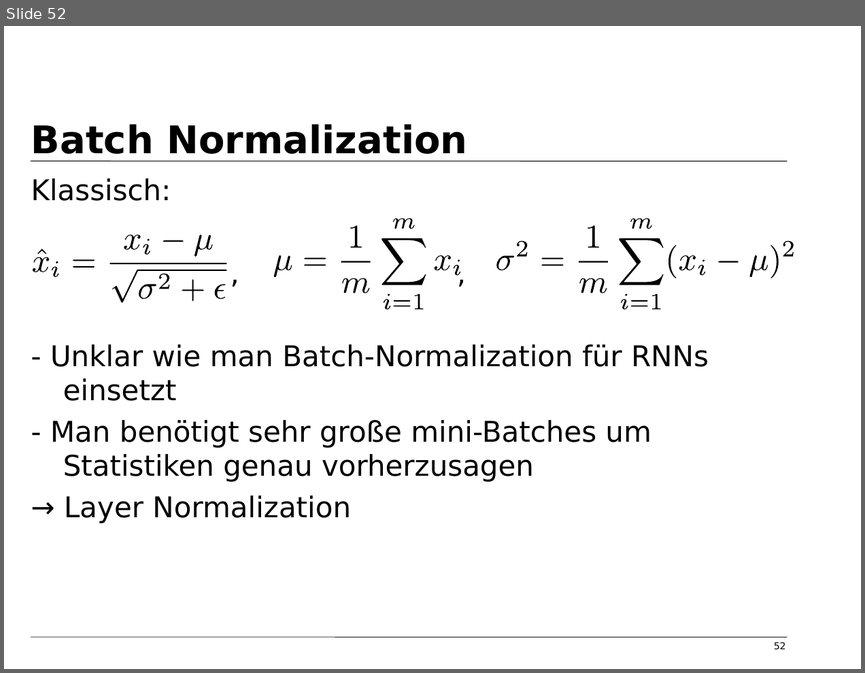
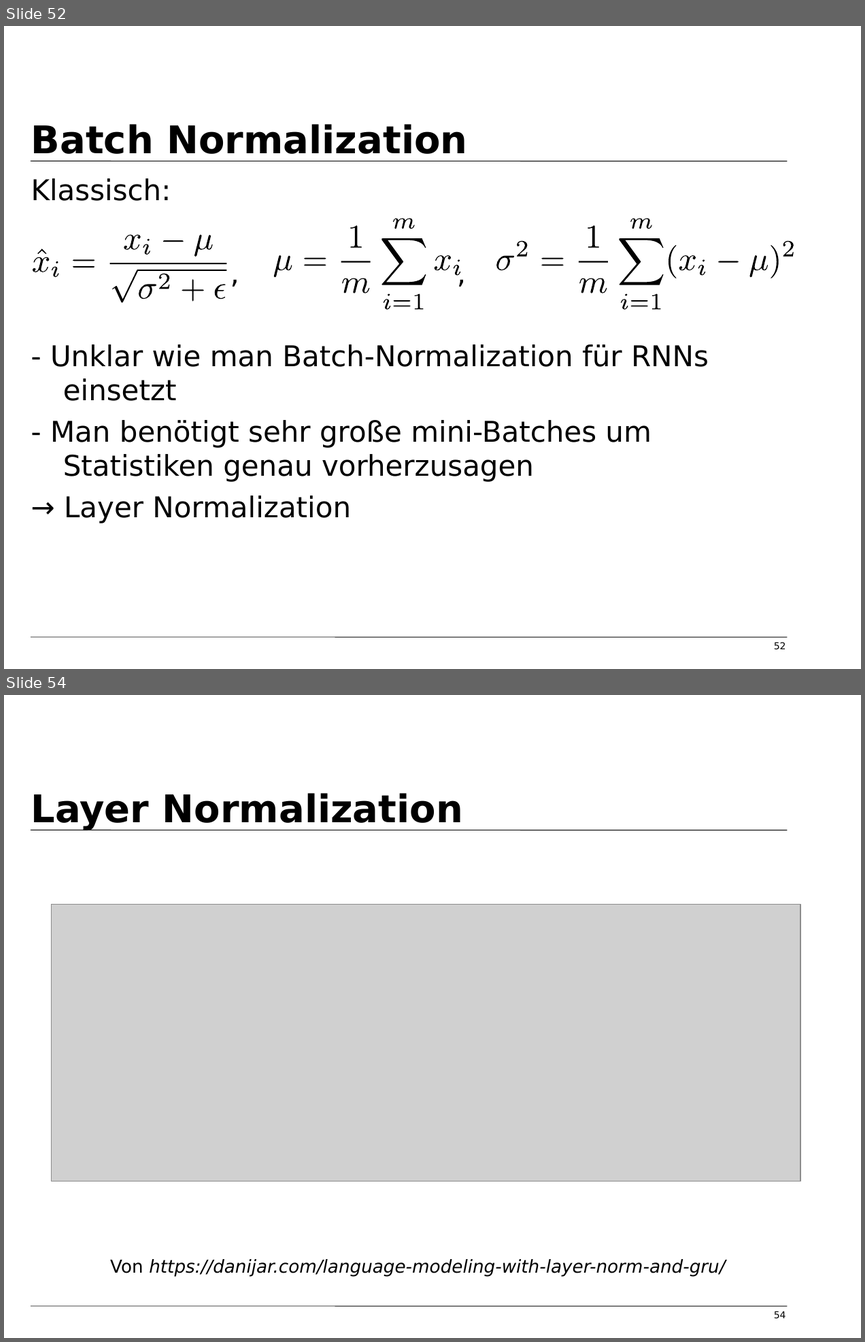
Before and after one commit to tfassbender/deep_learning_team_rnn, a slide deck: vorlesung/vorlesung_rnn_tobias_marvin.odp. Shown one above the other, each under a label of ours: slide 52 before the commit, slides 52 and 54 after it; the slides between them are not shown. The pictures are 865x673 and 865x1342 pixels, drawn with LibreOffice and Linux fonts; fonts in the diff are those of the drawing; grey boxes stand for pictures; background and template pictures are left out. Boxes give left, top, right and bottom in pixels: in the first picture for what was removed or moved away, otherwise in the second. Text is boxed around its words. In the diff, an @@ line names an element or a change of style, - is before the commit and + after.

```diff
--- a/vorlesung/vorlesung_rnn_tobias_marvin.odp
+++ b/vorlesung/vorlesung_rnn_tobias_marvin.odp
@@ slide 54 added at <box>4,695,861,1338</box>, background #FFFFFF; not listed: 2 template elements that a slide beside it also shows @@
@@ title added at <box>31,793,463,830</box>, 32 pt, text #000000, bold @@
+Layer Normalization
@@ picture added at <box>51,904,800,1181</box> @@
@@ text added at <box>110,1259,725,1276</box>, 15 pt, text #000000, italic @@
+Von https://danijar.com/language-modeling-with-layer-norm-and-gru/
@@ page number added at <box>774,1310,786,1319</box>, 8 pt, text #000000 @@
+54
```
Also in this commit, not shown: 2 slides changed, 1 other slide added, 1 slide removed.
